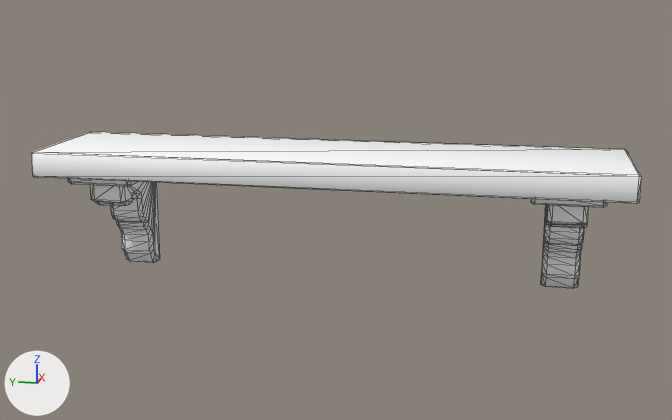
Two versions of the FBX model Assets/WK_Pack/Meshs/Wall_Shelf.fbx, one commit apart.
Rendered twice from a 50 mm camera at (-2.805, -0.578, 0.969) aimed at (0.012, -0.014, 0.265). Lighting does not change. The marker at lower left points along +X, +Y and +Z. The first picture is the older version. Mesh edges are drawn as thin lines.

The older version as bpy lines, for what is in view:
```python
me_tripo_node_166fab9a_195b_41e0_bb35_342464005345 = bpy.data.meshes.new('tripo_node_166fab9a-195b-41e0-bb35-342464005345')
me_tripo_node_166fab9a_195b_41e0_bb35_342464005345.from_pydata(...)  # 256 vertices, 480 faces; spans x -0.21..0.21, y -0.91..0.91, z 0.0..0.46
me_tripo_node_166fab9a_195b_41e0_bb35_342464005345.materials.append(mat_material_002)  # white #ffffff
ob_wall_shelf = bpy.data.objects.new('Wall_shelf', me_tripo_node_166fab9a_195b_41e0_bb35_342464005345)
ob_wall_shelf.location = (0.0, 0.0, 0.0)
```
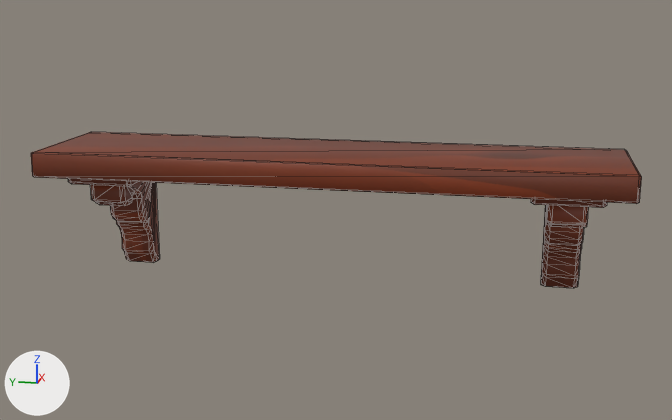
Boxes (x1, y1, x2, y2) around the edits, measured in the pictures (672 x 420 px):
'Wall_shelf', recoloured (white to brown): (31, 132, 642, 288) in both

The change, as a list of edits to the scene's bpy script:
```text
Add img_wooden_01_png:
    img_wooden_01_png = load_image('Wooden_01.png', '../Materials/HandPainteds/Wooden_01/Wooden_01.png', 1024, 1024, 'sRGB')
Add mat_wooden_01:
    mat_wooden_01 = principled_material('Wooden_01')
    mat_wooden_01.texture = img_wooden_01_png
Change me_tripo_node_166fab9a_195b_41e0_bb35_342464005345:
    where me_tripo_node_166fab9a_195b_41e0_bb35_342464005345.from_pydata(...)  # 256 vertices, 480 faces; spans x -0.21..0.21, y -0.91..0.91, z 0.0..0.46
    remove me_tripo_node_166fab9a_195b_41e0_bb35_342464005345.materials.append(mat_material_002)  # white #ffffff
    add me_tripo_node_166fab9a_195b_41e0_bb35_342464005345.materials.append(mat_wooden_01)  # picture img_wooden_01_png
```
